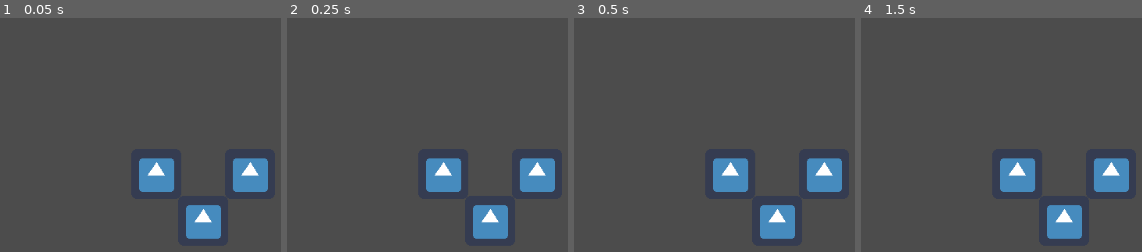
Above: before the commit, frames 1-4 (left to right).
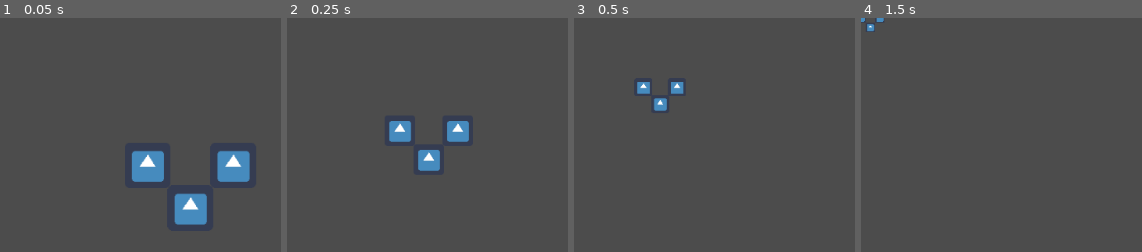
Above: after the commit, the same moments.

Repository: thunderrabbit/godot_3_tween_example
Game: Godot game, scene res://game.tscn
Same seed, same stepped clock (60 frames per second), same inputs: the game is played once before the commit and once after it. The engine's default icon, where the game draws it, is replaced by a stand-in: a white triangle on a blue panel in a dark square.
Inputs:
- Up to frame 1 (0.05 s): no input
- Up to frame 2 (0.25 s): no input
- Up to frame 3 (0.5 s): no input
- Up to frame 4 (1.5 s): tap Enter at 1.25 s

The runs differ from the first frame. In frame 1, 6.6% of the frame differs, in the area x 46-96%, y 56-95%; in frame 2, 7.0%, in the area x 36-96%, y 44-95%; in frame 3, 6.1%; in frame 4, 5.5%.

Commit message:
Thank you /u/cbscribe
* In 3.0, the various set_* methods have been replaced in favor of direct access to object member variables. So to change a sprite's opacity, you would use$Sprite.modulate.a = 0.5 for example.

* To tween the property, since the value is a Color, you have to give two colors as an argument. So to just fade the sprite you'd do this (just tried this out, and it worked perfectly):

$Tween.interpolate_property($Sprite, "modulate", 
    Color(1, 1, 1, 1), Color(1, 1, 1, 0), 2.0, 
    Tween.TRANS_LINEAR, Tween.EASE_IN)

https://www.reddit.com/r/godot/comments/6uyefm/how_to_tween_opacity_of_a_sprite_in_godot_3_alpha/dlwnbb3/

Diff:
--- a/spriteset.gd
+++ b/spriteset.gd
@@ -26,10 +26,10 @@
 func tween_set():
 	var ratio = 0.2
 	var effect = get_node("Tween")
-	effect.interpolate_property(self, "transform/scale",
+	effect.interpolate_property(self, "scale",
 			self.get_scale(), Vector2(ratio, ratio), 0.9,
 			Tween.TRANS_QUAD, Tween.EASE_OUT)
-	effect.interpolate_property(self, "transform/position",
+	effect.interpolate_property(self, "position",
 			self.get_position(), Vector2(0,0), 0.9,
 			Tween.TRANS_LINEAR, Tween.EASE_IN_OUT)
 	effect.start()
